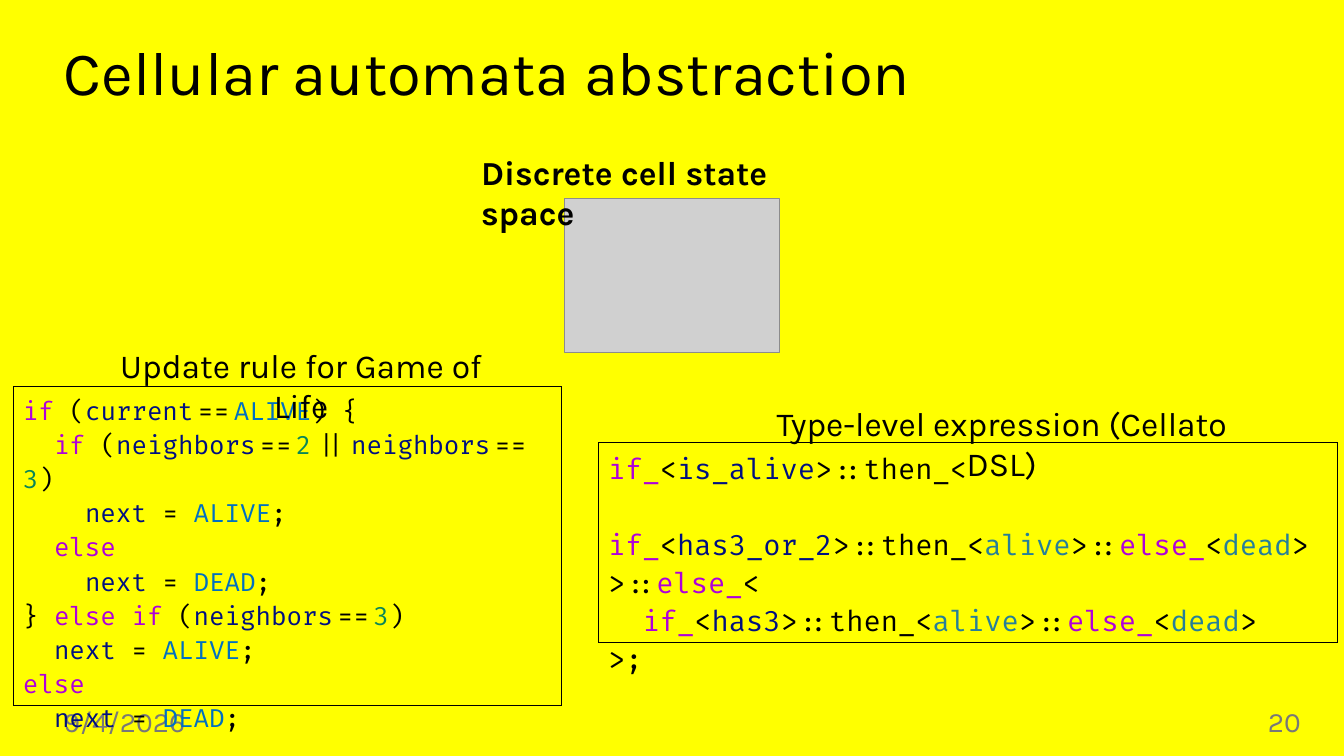
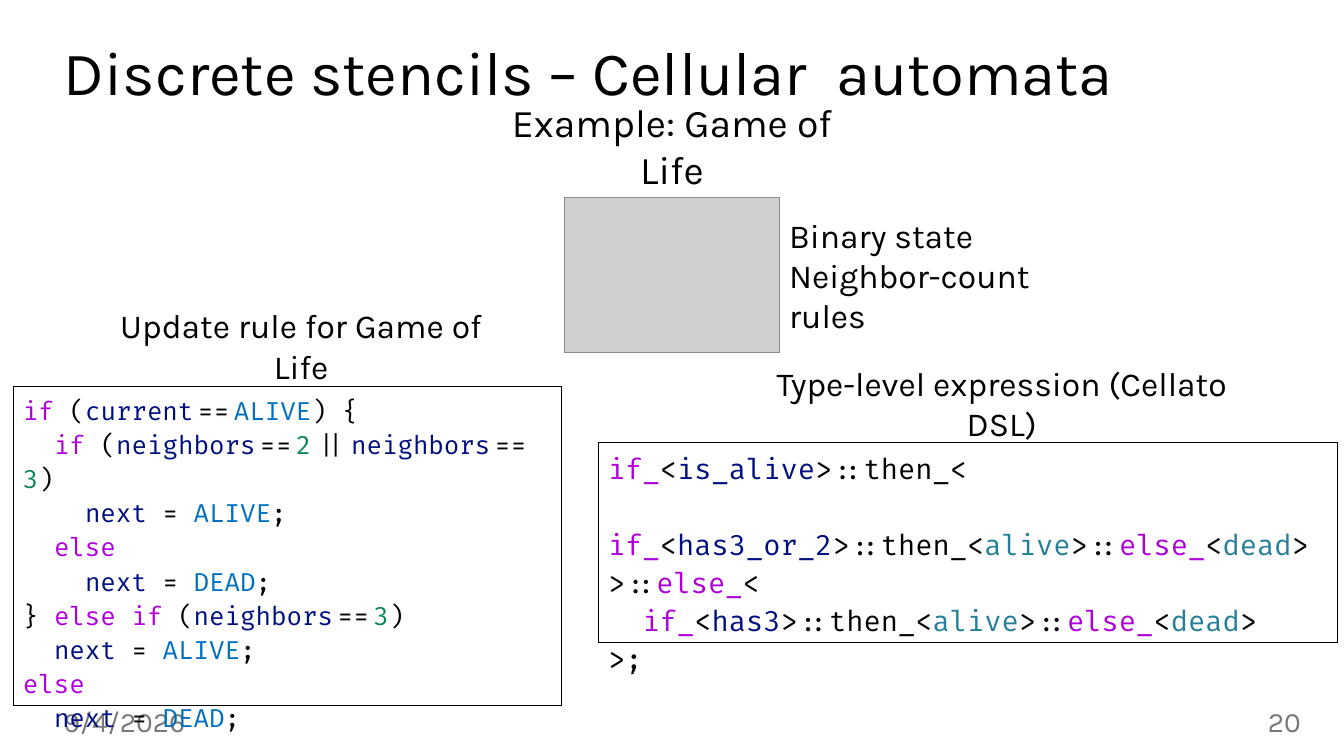
Before and after one commit to jiriklepl/phd-thesis, a slide deck: slide 20 of slides/Optimizing Memory Layouts and Traversal Orders in High-Performance Computing.pptx. Drawn at 1344x756 pixels with LibreOffice and Linux fonts; fonts in the diff are those of the drawing; grey boxes stand for pictures; background and template pictures are left out. Boxes give left, top, right and bottom in pixels: in the first picture for what was removed or moved away, otherwise in the second. Text is boxed around its words. In the diff, an @@ line names an element or a change of style, - is before the commit and + after.

```diff
--- a/slides/Optimizing Memory Layouts and Traversal Orders in High-Performance Computing.pptx
+++ b/slides/Optimizing Memory Layouts and Traversal Orders in High-Performance Computing.pptx
@@ background #FFFF00 to #FFFFFF @@
@@ title at (x1=64, y1=52, x2=1112, y2=96): text changed @@
-Cellular automata abstraction
+Discrete stencils – Cellular automata
@@ vertical alignment top to bottom in 3 elements at (x1=120, y1=315, x2=482, y2=387), (x1=777, y1=371, x2=1227, y2=443), (x1=512, y1=110, x2=832, y2=185) @@
@@ text at (x1=512, y1=110, x2=832, y2=185): text changed; size 24 to 28 pt; bold off @@
-Discrete cell state space
+Example: Game of Life
@@ text added at (x1=789, y1=225, x2=1029, y2=329), 24 pt, text #000000 @@
+Binary state
+Neighbor-count rules
```
Also in this commit, not shown: 23 other slides changed.
